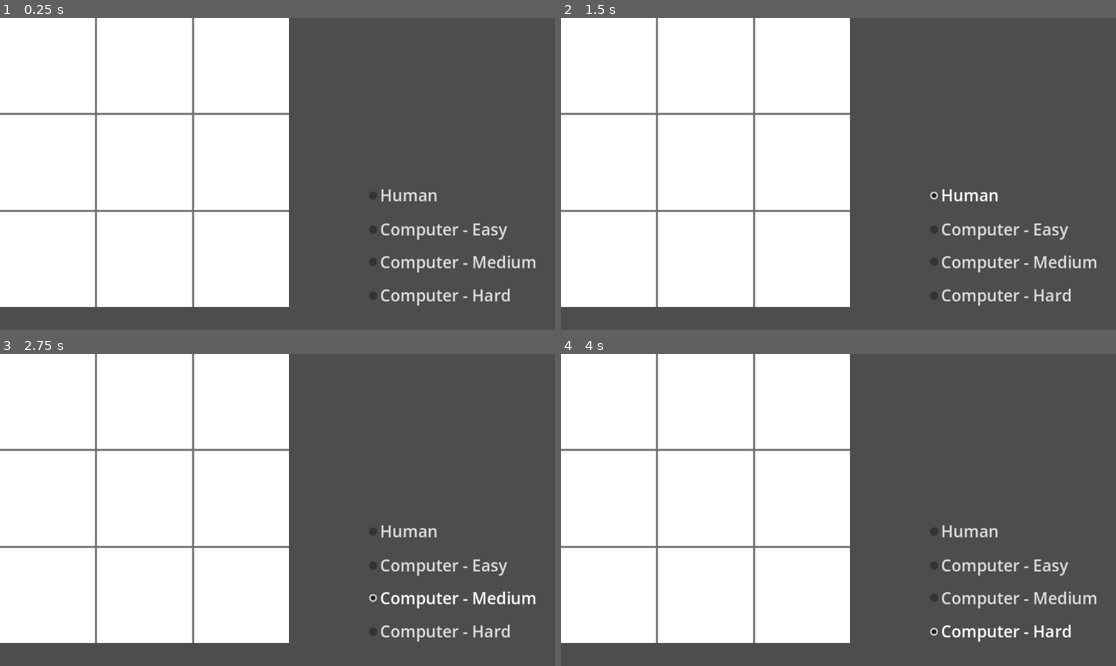
Above: before the commit, frames 1-4 (two rows, left to right).
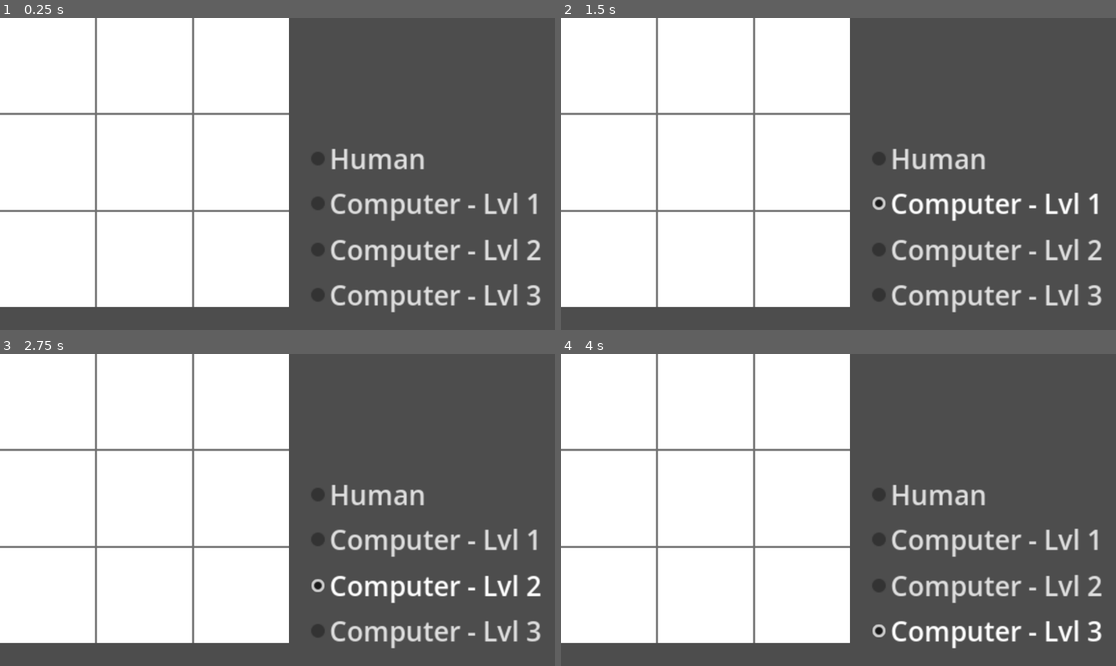
Above: after the commit, the same moments.

Repository: fractalfern/ff_03_TicTacToe_Retry
Game: Godot game, scene res://Scenes/TicTacToeGame/tic_tac_toe_game.tscn
Two runs of this game, one before a commit and one after it. Both use one fixed random seed, a clock stepped at 60 frames per second and the inputs below.
Inputs (mouse positions are in pixels of both pictures, inside the frame that each line leads up to):
- Up to frame 1 (0.25 s): no input
- Up to frame 2 (1.5 s): click "Human" at 0.5 s; click (988, 205) at 1.25 s, where only the run after the commit has a clickable "Computer - Lvl 1"
- Up to frame 3 (2.75 s): click (477, 597) at 2 s, where only the run before the commit has a clickable "Computer - Medium"
- Up to frame 4 (4 s): click (988, 584) at 2.75 s, where only the run after the commit has a clickable "Computer - Lvl 2"; click (1021, 631) at 3.5 s, where only the run before the commit has a clickable "Computer - Hard"

The runs differ from the first frame. In frame 1, 4.8% of the frame differs, in the area x 56-98%, y 41-95%; in frame 2, 4.9%; in frame 3, 4.9%; in frame 4, 4.9%.

Commit message:
Update opponent_selector.tscn

Diff:
--- a/tic-tac-toe-retry/Scenes/OpponentSelector/opponent_selector.tscn
+++ b/tic-tac-toe-retry/Scenes/OpponentSelector/opponent_selector.tscn
@@ -4,42 +4,42 @@
 
 [node name="OpponentSelector" type="Node2D" unique_id=1475117216]
 
-[node name="Opponent_Human" type="CheckBox" parent="." unique_id=371007290]
-offset_left = 760.0
-offset_top = 334.00003
-offset_right = 916.0
-offset_bottom = 392.00003
-scale = Vector2(1.2, 1.2)
+[node name="OpponentHuman" type="CheckBox" parent="." unique_id=371007290]
+offset_left = 636.0
+offset_top = 246.0
+offset_right = 792.0
+offset_bottom = 293.0
+scale = Vector2(2, 2)
 theme_override_font_sizes/font_size = 28
 button_group = ExtResource("1_m6hec")
 text = "Human"
 
-[node name="Opponent_Comp_First" type="CheckBox" parent="." unique_id=262157975]
-offset_left = 760.0
-offset_top = 404.99997
-offset_right = 1071.0
-offset_bottom = 462.99997
-scale = Vector2(1.2, 1.2)
+[node name="OpponentCompFirst" type="CheckBox" parent="." unique_id=262157975]
+offset_left = 636.0
+offset_top = 339.0
+offset_right = 884.0
+offset_bottom = 386.0
+scale = Vector2(2, 2)
 theme_override_font_sizes/font_size = 28
 button_group = ExtResource("1_m6hec")
-text = "Computer - Easy"
+text = "Computer - Lvl 1"
 
-[node name="Opponent_Comp_Random" type="CheckBox" parent="." unique_id=1624614013]
-offset_left = 760.0
-offset_top = 473.00003
-offset_right = 1137.0
-offset_bottom = 531.0
-scale = Vector2(1.2, 1.2)
+[node name="OpponentCompRandom" type="CheckBox" parent="." unique_id=1624614013]
+offset_left = 636.0
+offset_top = 435.0
+offset_right = 884.0
+offset_bottom = 482.0
+scale = Vector2(2, 2)
 theme_override_font_sizes/font_size = 28
 button_group = ExtResource("1_m6hec")
-text = "Computer - Medium"
+text = "Computer - Lvl 2"
 
-[node name="Opponent_Comp_Smart" type="CheckBox" parent="." unique_id=344627674]
-offset_left = 760.0
-offset_top = 542.0
-offset_right = 1079.0
-offset_bottom = 600.0
-scale = Vector2(1.2, 1.2)
+[node name="OpponentCompSmart" type="CheckBox" parent="." unique_id=344627674]
+offset_left = 636.0
+offset_top = 529.0
+offset_right = 884.0
+offset_bottom = 576.0
+scale = Vector2(2, 2)
 theme_override_font_sizes/font_size = 28
 button_group = ExtResource("1_m6hec")
-text = "Computer - Hard"
+text = "Computer - Lvl 3"
